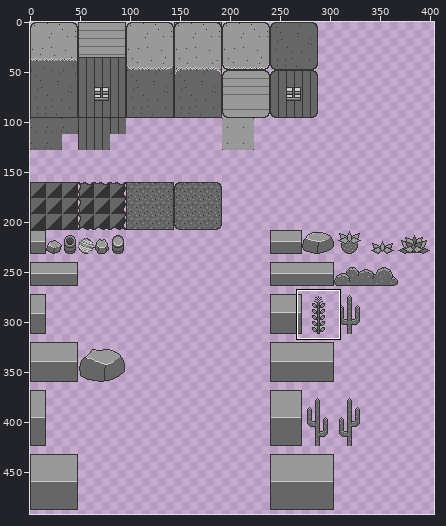
File history of a pixel-art file, Assets/Tiles/Farm.aseprite. The first picture is a wide view before the edit; the outline marks the close-up.
Close-up. Earlier state:
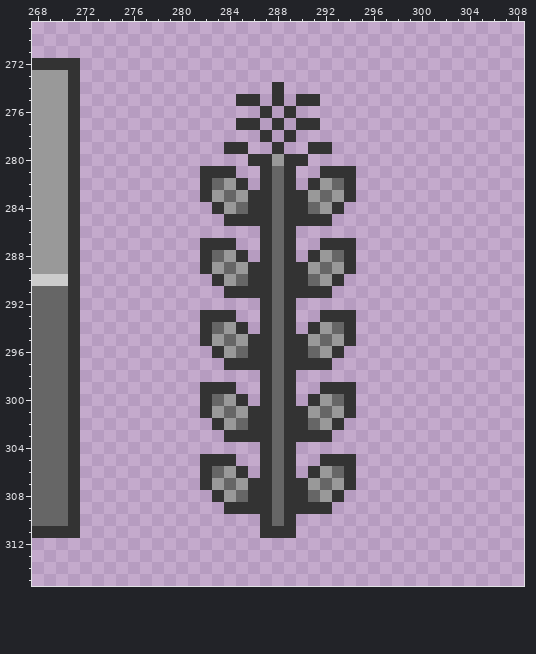
496x496 pixels, 1 frame. Shown: x 268..308, y 269..315. The wide view leaves out empty margins.
After the commit:
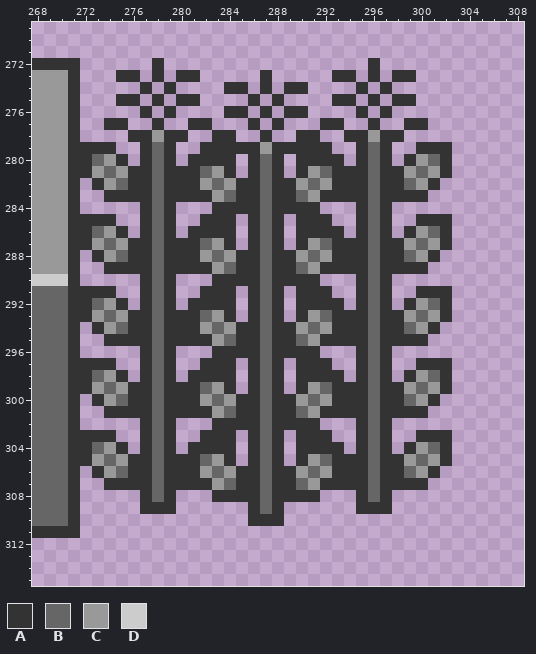
Palette (. is transparent): A #333333  B #666666  C #999999  D #cccccc
Difference:
Changed rows in their new state; - is an unchanged pixel.
Layer "Props":
first column x 272:
272 ------A-----------------A------
273 ---AA-A-AA-----A-----AA-A-AA---
274 -----A-A----AA-A.AA----A-A-----
275 ---AA-A-AA---.----..-AA-A-AA---
276 -----A-A----AA----A----A-A-----
277 --AA--A--AA--.----..AA--A--AA--
278 ----AACAA--AA----.AA--AACAA----
279 AAA--ABA--AA--AC-AA----ABA--AAA
280 ABCA-ABA-AAAA--BA.-AAA-ABA-ACBA
281 ACBCAABAAABC--ABA.ACB--ABAACBCA
282 -ACBAABAAAC---ABA-CB-A-ABAABCA-
283 --AAAABAAA---A-BA-B-AA-ABAAAA--
284 -----ABA----AA-BA--A..-ABA-----
285 AAA--ABA--AA-.-BA.-----ABA--AAA
286 ABCA-ABA-AAAA-ABA.AAAA-ABA-ACBA
287 ACBCAABAAABC--ABA.ACB--ABAACBCA
288 -ACBAABAAAC---ABA-CB-A-ABAABCA-
289 --AAAABAAA---A-BA-B-AA-ABAAAA--
290 -----ABA----AA-BA--A..-ABA-----
291 AAA--ABA--AA-.-BA.-----ABA--AAA
292 ABCA-ABA-AAAA-ABA.AAAA-ABA-ACBA
293 ACBCAABAAABC--ABA.ACB--ABAACBCA
294 -ACBAABAAAC---ABA-CB-A-ABAABCA-
295 --AAAABAAA---A-BA-B-AA-ABAAAA--
296 -----ABA----AA-BA--A..-ABA-----
297 AAA--ABA--AA-.-BA.-----ABA--AAA
298 ABCA-ABA-AAAA-ABA.AAAA-ABA-ACBA
299 ACBCAABAAABC--ABA.ACB--ABAACBCA
300 -ACBAABAAAC---ABA-CB-A-ABAABCA-
301 --AAAABAAA---A-BA-B-AA-ABAAAA--
302 -----ABA----AA-BA--A..-ABA-----
303 AAA--ABA--AA-.-BA.-----ABA--AAA
304 ABCA-ABA-AAAA-ABA.AAAA-ABA-ACBA
305 ACBCAABAAABC--ABA.ACB--ABAACBCA
306 -ACBAABAAAC---ABA-CB-A-ABAABCA-
307 --AAAABAAA---A-BA-B-AA-ABAAAA--
308 -----ABA----AA-BA--A..-ABA-----
309 -----AAA----..-BA....--AAA-----
310 --------------A-A.-------------
311 ---------------...-------------
